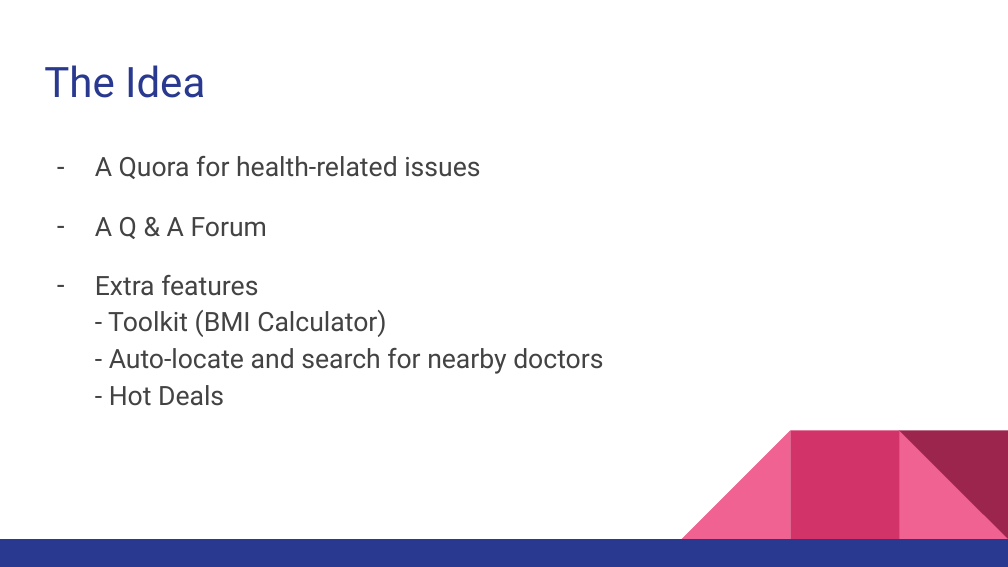
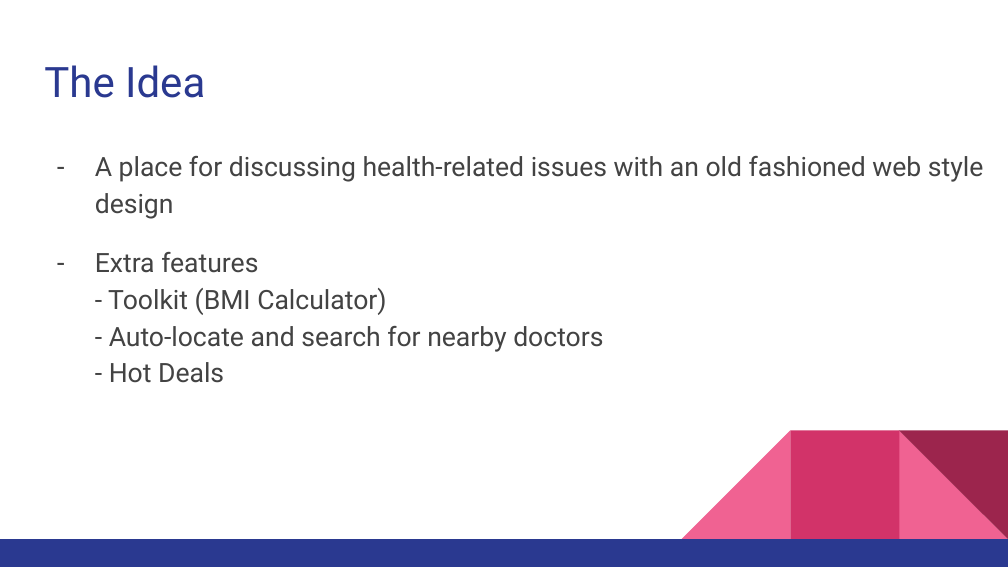
Before and after one commit to 2015au-1730/RoshamboProject06, a slide deck: slide 3 of Presentation.pptx (slide 2 before the commit). Drawn at 1008x567 pixels with LibreOffice and Linux fonts; fonts in the diff are those of the drawing. Boxes give left, top, right and bottom in pixels: in the first picture for what was removed or moved away, otherwise in the second. Text is boxed around its words. In the diff, an @@ line names an element or a change of style, - is before the commit and + after.

Commit message:
Updated presentation.

```diff
--- a/Presentation.pptx
+++ b/Presentation.pptx
@@ text at [95, 156, 983, 219]: text changed @@
-– A Quora for health-related issues
-– A Q & A Forum
+– A place for discussing health-related issues with an old fashioned web style design
```
Also in this commit, not shown: 1 other slide changed, 9 slides added, 4 slides removed.
